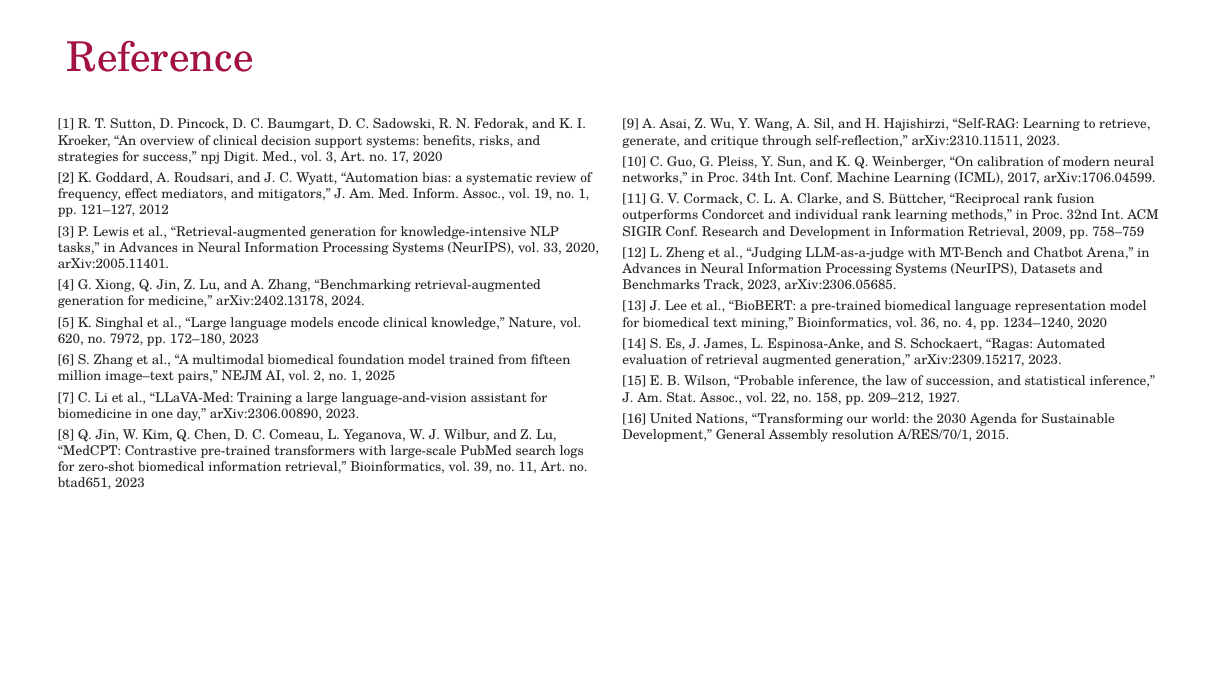
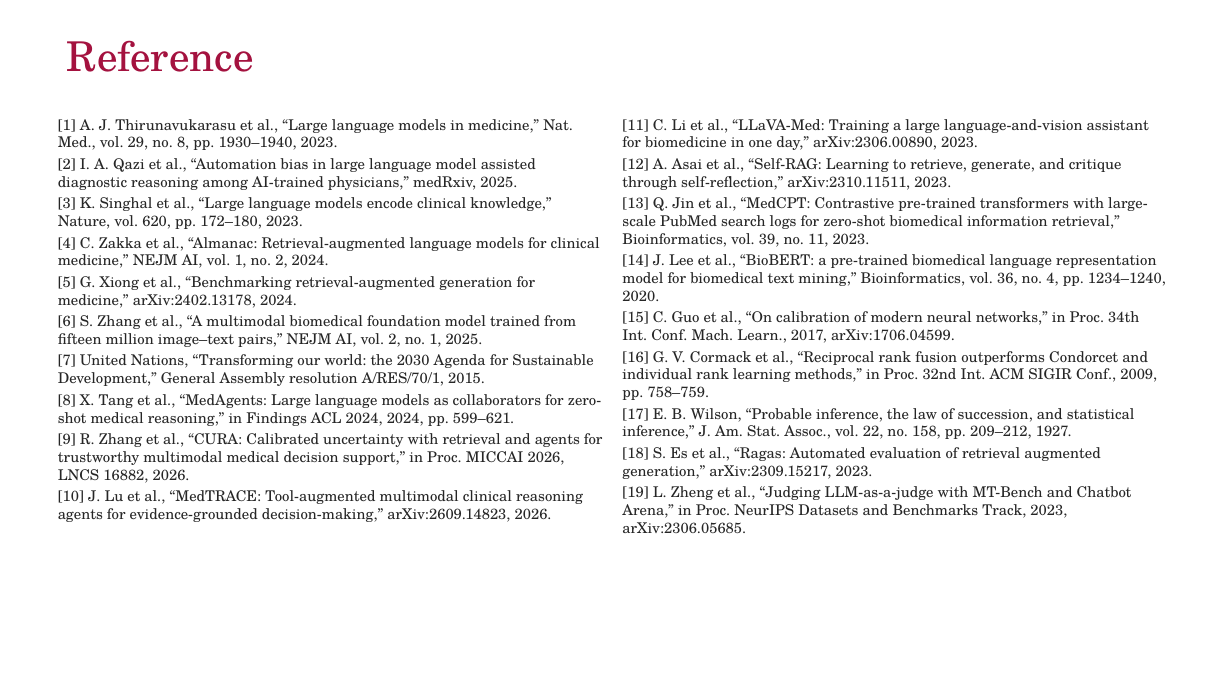
Before and after one commit to hari18305/medorcha, a slide deck: slide 24 of report/MedOrchestrate_Final_Review.pptx. Drawn at 1232x693 pixels with LibreOffice and Linux fonts; fonts in the diff are those of the drawing; background and template pictures are left out. Boxes give left, top, right and bottom in pixels: in the first picture for what was removed or moved away, otherwise in the second. Text is boxed around its words. In the diff, an @@ line names an element or a change of style, - is before the commit and + after.

Commit message:
Literature survey restricted to 2023 onwards (12 works, two from 2026): report Chapter 3, introduction, Chapter 2 table and gap statement, reference list (19, numbered by first citation); presentation literature, gap and reference slides. Report stays at 60 pages

```diff
--- a/report/MedOrchestrate_Final_Review.pptx
+++ b/report/MedOrchestrate_Final_Review.pptx
@@ text at <box>58,119,603,522</box>: text changed; size 10.5 to 11.5 pt @@
-[1] R. T. Sutton, D. Pincock, D. C. Baumgart, D. C. Sadowski, R. N. Fedorak, and K. I. Kroeker, “An overview of clinical decision support systems: benefits, risks, and strategies for success,” npj Digit. Med., vol. 3, Art. no. 17, 2020
-[2] K. Goddard, A. Roudsari, and J. C. Wyatt, “Automation bias: a systematic review of frequency, effect mediators, and mitigators,” J. Am. Med. Inform. Assoc., vol. 19, no. 1, pp. 121–127, 2012
-[3] P. Lewis et al., “Retrieval-augmented generation for knowledge-intensive NLP tasks,” in Advances in Neural Information Processing Systems (NeurIPS), vol. 33, 2020, arXiv:2005.11401.
-[4] G. Xiong, Q. Jin, Z. Lu, and A. Zhang, “Benchmarking retrieval-augmented generation for medicine,” arXiv:2402.13178, 2024.
-[5] K. Singhal et al., “Large language models encode clinical knowledge,” Nature, vol. 620, no. 7972, pp. 172–180, 2023
-[6] S. Zhang et al., “A multimodal biomedical foundation model trained from fifteen million image–text pairs,” NEJM AI, vol. 2, no. 1, 2025
-[7] C. Li et al., “LLaVA-Med: Training a large language-and-vision assistant for biomedicine in one day,” arXiv:2306.00890, 2023.
-[8] Q. Jin, W. Kim, Q. Chen, D. C. Comeau, L. Yeganova, W. J. Wilbur, and Z. Lu, “MedCPT: Contrastive pre-trained transformers with large-scale PubMed search logs for zero-shot biomedical information retrieval,” Bioinformatics, vol. 39, no. 11, Art. no. btad651, 2023
+[1] A. J. Thirunavukarasu et al., “Large language models in medicine,” Nat. Med., vol. 29, no. 8, pp. 1930–1940, 2023.
+[2] I. A. Qazi et al., “Automation bias in large language model assisted diagnostic reasoning among AI-trained physicians,” medRxiv, 2025.
+[3] K. Singhal et al., “Large language models encode clinical knowledge,” Nature, vol. 620, pp. 172–180, 2023.
+[4] C. Zakka et al., “Almanac: Retrieval-augmented language models for clinical medicine,” NEJM AI, vol. 1, no. 2, 2024.
+[5] G. Xiong et al., “Benchmarking retrieval-augmented generation for medicine,” arXiv:2402.13178, 2024.
+[6] S. Zhang et al., “A multimodal biomedical foundation model trained from fifteen million image–text pairs,” NEJM AI, vol. 2, no. 1, 2025.
+[7] United Nations, “Transforming our world: the 2030 Agenda for Sustainable Development,” General Assembly resolution A/RES/70/1, 2015.
+[8] X. Tang et al., “MedAgents: Large language models as collaborators for zero-shot medical reasoning,” in Findings ACL 2024, 2024, pp. 599–621.
+[9] R. Zhang et al., “CURA: Calibrated uncertainty with retrieval and agents for trustworthy multimodal medical decision support,” in Proc. MICCAI 2026, LNCS 16882, 2026.
+[10] J. Lu et al., “MedTRACE: Tool-augmented multimodal clinical reasoning agents for evidence-grounded decision-making,” arXiv:2609.14823, 2026.
@@ text at <box>622,119,1166,533</box>: text changed; size 10.5 to 11.5 pt @@
-[9] A. Asai, Z. Wu, Y. Wang, A. Sil, and H. Hajishirzi, “Self-RAG: Learning to retrieve, generate, and critique through self-reflection,” arXiv:2310.11511, 2023.
-[10] C. Guo, G. Pleiss, Y. Sun, and K. Q. Weinberger, “On calibration of modern neural networks,” in Proc. 34th Int. Conf. Machine Learning (ICML), 2017, arXiv:1706.04599.
-[11] G. V. Cormack, C. L. A. Clarke, and S. Büttcher, “Reciprocal rank fusion outperforms Condorcet and individual rank learning methods,” in Proc. 32nd Int. ACM SIGIR Conf. Research and Development in Information Retrieval, 2009, pp. 758–759
-[12] L. Zheng et al., “Judging LLM-as-a-judge with MT-Bench and Chatbot Arena,” in Advances in Neural Information Processing Systems (NeurIPS), Datasets and Benchmarks Track, 2023, arXiv:2306.05685.
-[13] J. Lee et al., “BioBERT: a pre-trained biomedical language representation model for biomedical text mining,” Bioinformatics, vol. 36, no. 4, pp. 1234–1240, 2020
-[14] S. Es, J. James, L. Espinosa-Anke, and S. Schockaert, “Ragas: Automated evaluation of retrieval augmented generation,” arXiv:2309.15217, 2023.
-[15] E. B. Wilson, “Probable inference, the law of succession, and statistical inference,” J. Am. Stat. Assoc., vol. 22, no. 158, pp. 209–212, 1927.
-[16] United Nations, “Transforming our world: the 2030 Agenda for Sustainable Development,” General Assembly resolution A/RES/70/1, 2015.
+[11] C. Li et al., “LLaVA-Med: Training a large language-and-vision assistant for biomedicine in one day,” arXiv:2306.00890, 2023.
+[12] A. Asai et al., “Self-RAG: Learning to retrieve, generate, and critique through self-reflection,” arXiv:2310.11511, 2023.
+[13] Q. Jin et al., “MedCPT: Contrastive pre-trained transformers with large-scale PubMed search logs for zero-shot biomedical information retrieval,” Bioinformatics, vol. 39, no. 11, 2023.
+[14] J. Lee et al., “BioBERT: a pre-trained biomedical language representation model for biomedical text mining,” Bioinformatics, vol. 36, no. 4, pp. 1234–1240, 2020.
+[15] C. Guo et al., “On calibration of modern neural networks,” in Proc. 34th Int. Conf. Mach. Learn., 2017, arXiv:1706.04599.
+[16] G. V. Cormack et al., “Reciprocal rank fusion outperforms Condorcet and individual rank learning methods,” in Proc. 32nd Int. ACM SIGIR Conf., 2009, pp. 758–759.
+[17] E. B. Wilson, “Probable inference, the law of succession, and statistical inference,” J. Am. Stat. Assoc., vol. 22, no. 158, pp. 209–212, 1927.
+[18] S. Es et al., “Ragas: Automated evaluation of retrieval augmented generation,” arXiv:2309.15217, 2023.
+[19] L. Zheng et al., “Judging LLM-as-a-judge with MT-Bench and Chatbot Arena,” in Proc. NeurIPS Datasets and Benchmarks Track, 2023, arXiv:2306.05685.
```
Also in this commit, not shown: 4 other slides changed, 3 other files.
